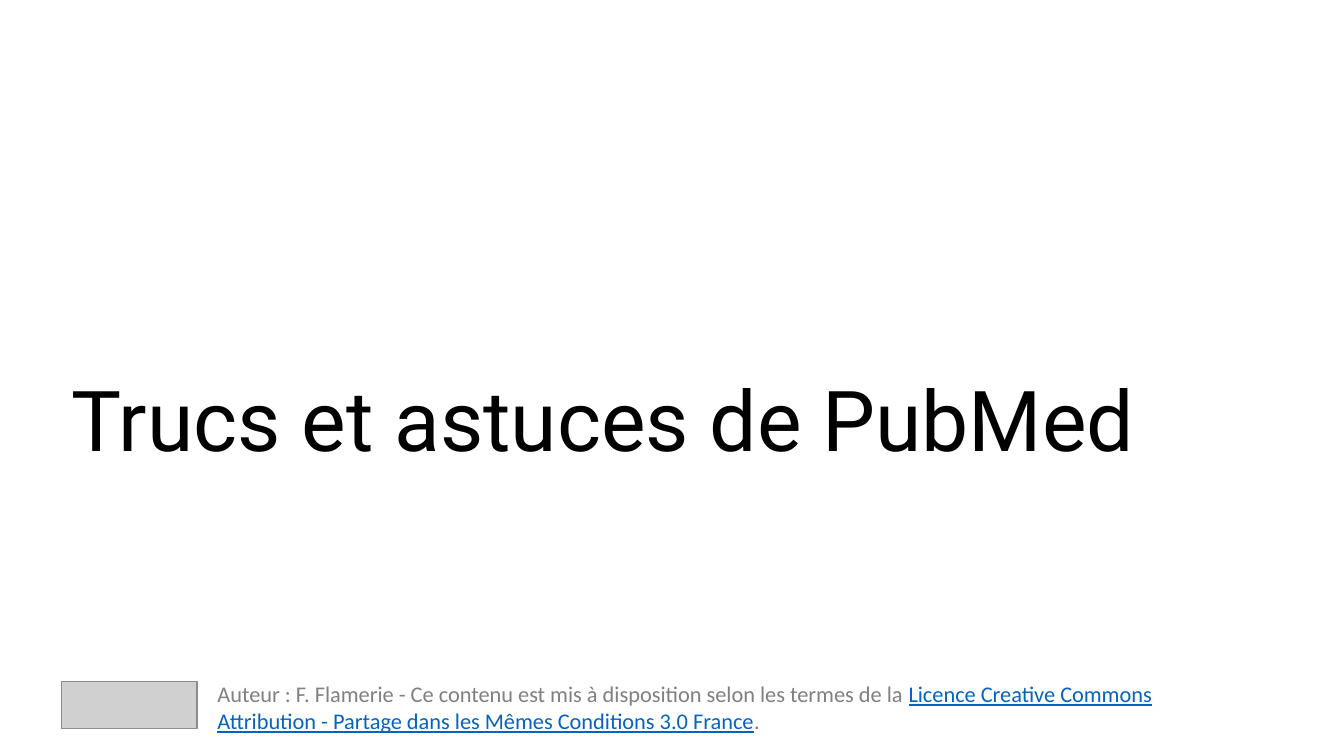
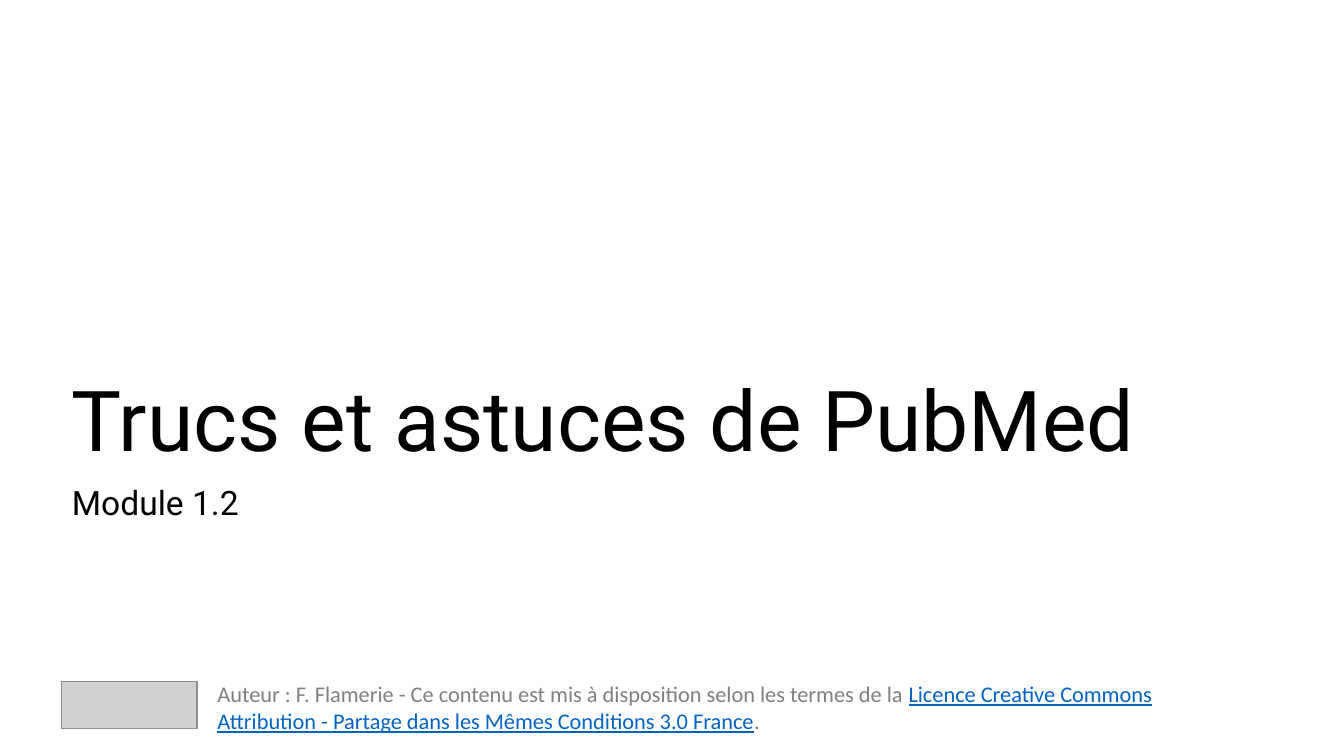
Before and after one commit to fflamerie/formbiblio, a slide deck: slide 1 of docs/module1-2_pubmed.pptx. Drawn at 1344x756 pixels with LibreOffice and Linux fonts; fonts in the diff are those of the drawing; grey boxes stand for pictures. Boxes give left, top, right and bottom in pixels: in the first picture for what was removed or moved away, otherwise in the second. Text is boxed around its words. In the diff, an @@ line names an element or a change of style, - is before the commit and + after.

```diff
--- a/docs/module1-2_pubmed.pptx
+++ b/docs/module1-2_pubmed.pptx
@@ subtitle added at (72, 489, 239, 516), 24 pt, text #000000 @@
+Module 1.2
```
Also in this commit, not shown: 35 other slides changed, 2 slides removed, 1 other file.
